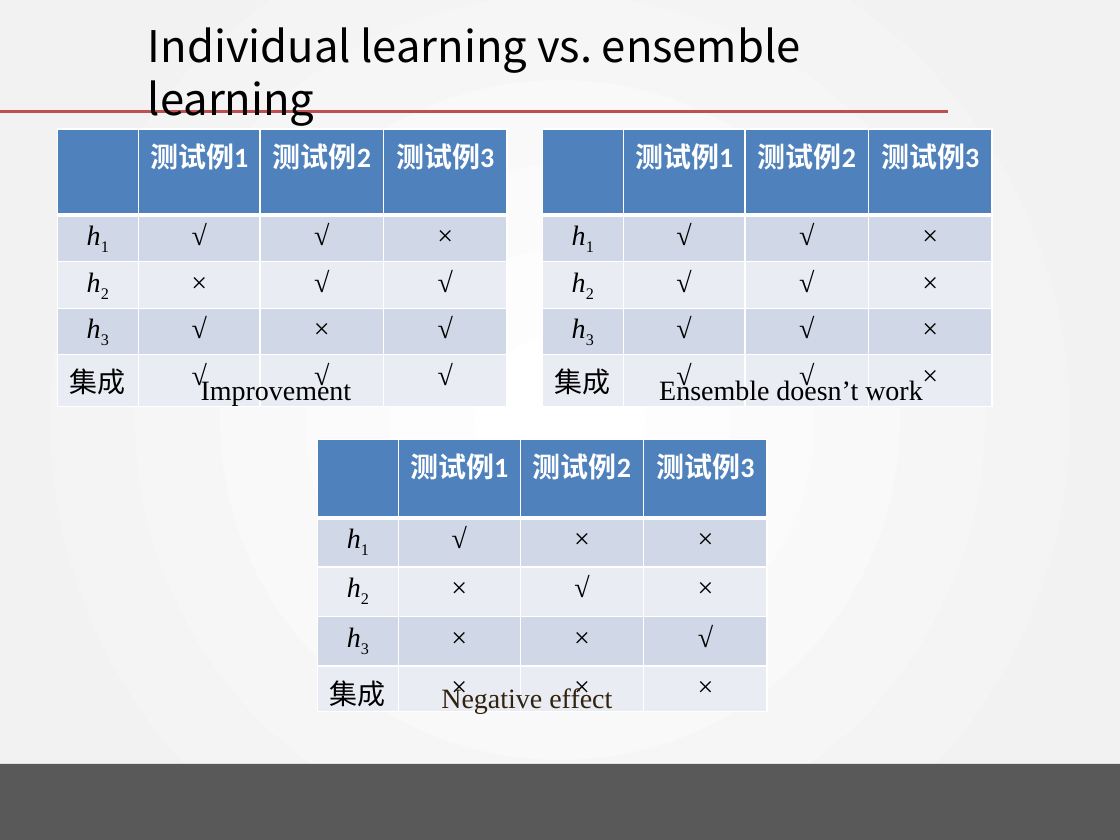
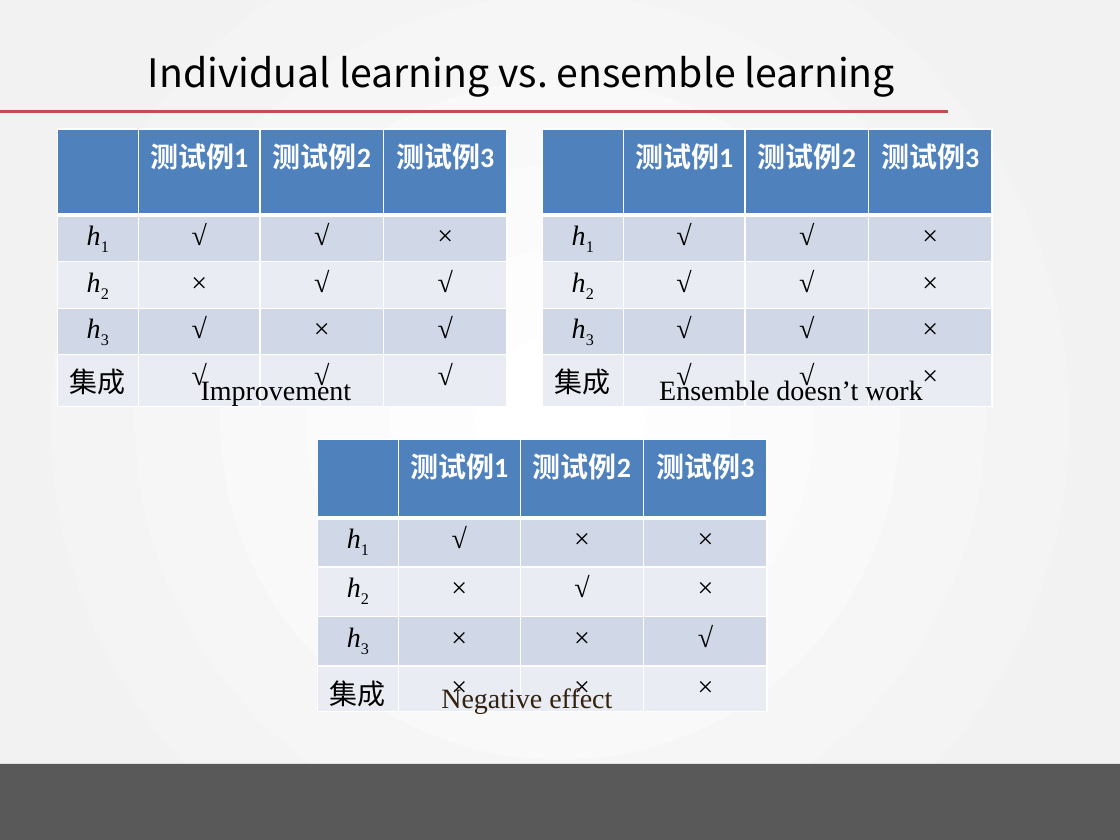
Before and after one commit to wangjin0818/Machine_Learning_2021, a slide deck: slide 5 of Chapter_7/EnsembleLearning.pptx. Drawn at 1120x840 pixels with LibreOffice and Linux fonts; fonts in the diff are those of the drawing; background and template pictures are left out. Boxes give left, top, right and bottom in pixels: in the first picture for what was removed or moved away, otherwise in the second. Text is boxed around its words. In the diff, an @@ line names an element or a change of style, - is before the commit and + after.

```diff
--- a/Chapter_7/EnsembleLearning.pptx
+++ b/Chapter_7/EnsembleLearning.pptx
@@ title "Individual learning vs. ensemble learning" at (x1=148, y1=55, x2=895, y2=97): size 28 to 25.2 pt @@
```
Also in this commit, not shown: 4 other slides changed, 17 other files.
